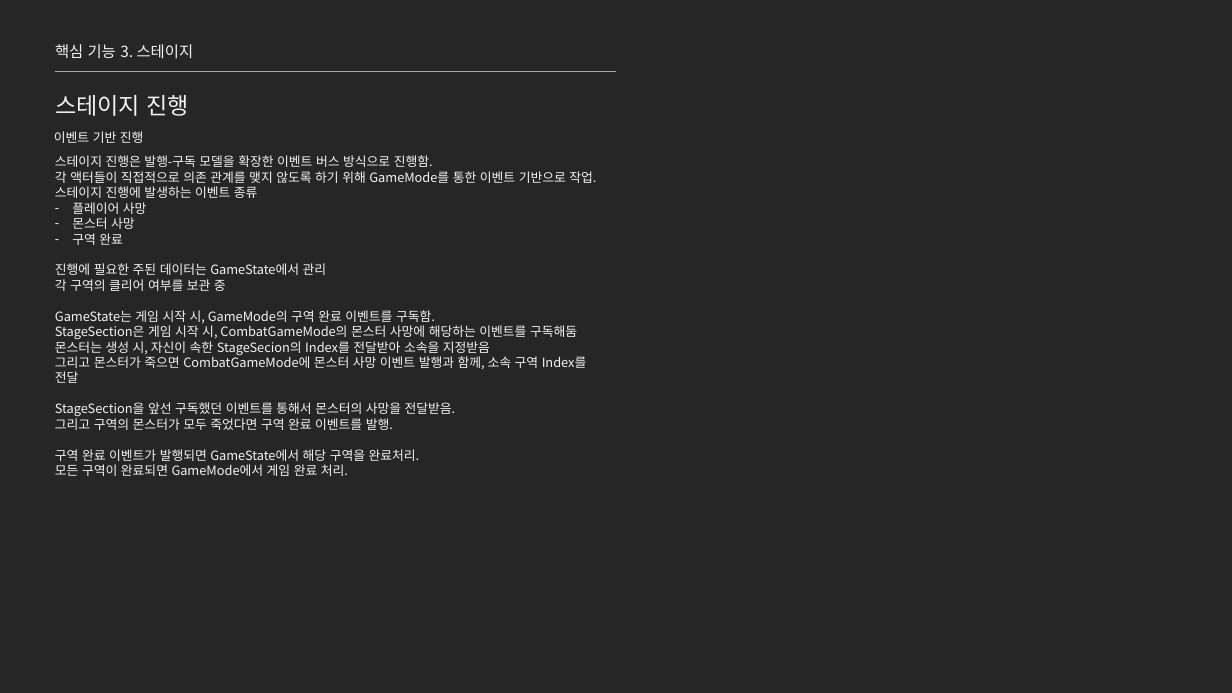
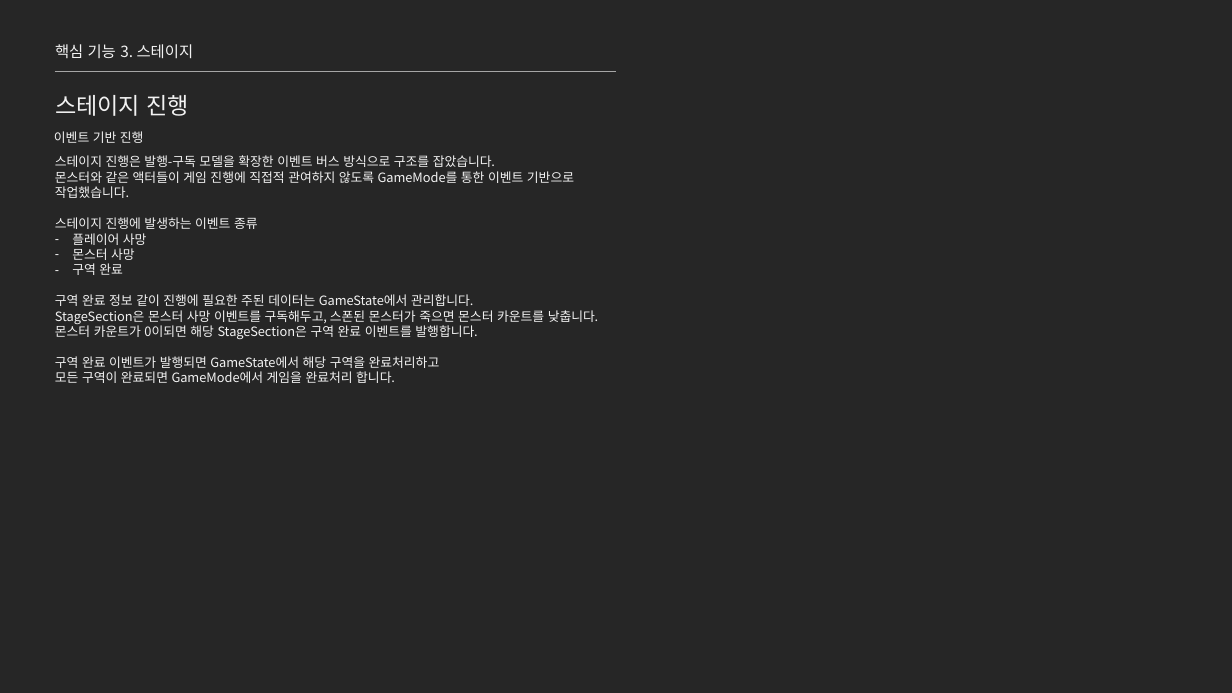
Before and after one commit to jhk0701/project-ARPGHunter, a slide deck: slide 22 of Docs/UnrealEngine_문서_김정환.pptx. Drawn at 1232x693 pixels with LibreOffice and Linux fonts; fonts in the diff are those of the drawing. Boxes give left, top, right and bottom in pixels: in the first picture for what was removed or moved away, otherwise in the second. Text is boxed around its words. In the diff, an @@ line names an element or a change of style, - is before the commit and + after.

```diff
--- a/Docs/UnrealEngine_문서_김정환.pptx
+++ b/Docs/UnrealEngine_문서_김정환.pptx
@@ text at <box>55,155,574,198</box>: text changed @@
-스테이지 진행은 발행-구독 모델을 확장한 이벤트 버스 방식으로 진행함.
-각 액터들이 직접적으로 의존 관계를 맺지 않도록 하기 위해 GameMode를 통한 이벤트 기반으로 작업.
+스테이지 진행은 발행-구독 모델을 확장한 이벤트 버스 방식으로 구조를 잡았습니다.
+몬스터와 같은 액터들이 게임 진행에 직접적 관여하지 않도록 GameMode를 통한 이벤트 기반으로 작업했습니다.
@@ text at <box>55,294,598,383</box>: text changed @@
-진행에 필요한 주된 데이터는 GameState에서 관리
-각 구역의 클리어 여부를 보관 중
-GameState는 게임 시작 시, GameMode의 구역 완료 이벤트를 구독함.
-StageSection은 게임 시작 시, CombatGameMode의 몬스터 사망에 해당하는 이벤트를 구독해둠
-몬스터는 생성 시, 자신이 속한 StageSecion의 Index를 전달받아 소속을 지정받음
-그리고 몬스터가 죽으면 CombatGameMode에 몬스터 사망 이벤트 발행과 함께, 소속 구역 Index를 전달
-StageSection을 앞선 구독했던 이벤트를 통해서 몬스터의 사망을 전달받음.
-그리고 구역의 몬스터가 모두 죽었다면 구역 완료 이벤트를 발행.
-구역 완료 이벤트가 발행되면 GameState에서 해당 구역을 완료처리.
-모든 구역이 완료되면 GameMode에서 게임 완료 처리.
+구역 완료 정보 같이 진행에 필요한 주된 데이터는 GameState에서 관리합니다.
+StageSection은 몬스터 사망 이벤트를 구독해두고, 스폰된 몬스터가 죽으면 몬스터 카운트를 낮춥니다.
+몬스터 카운트가 0이되면 해당 StageSection은 구역 완료 이벤트를 발행합니다.
+구역 완료 이벤트가 발행되면 GameState에서 해당 구역을 완료처리하고
+모든 구역이 완료되면 GameMode에서 게임을 완료처리 합니다.
```
Also in this commit, not shown: 5 other slides changed.
